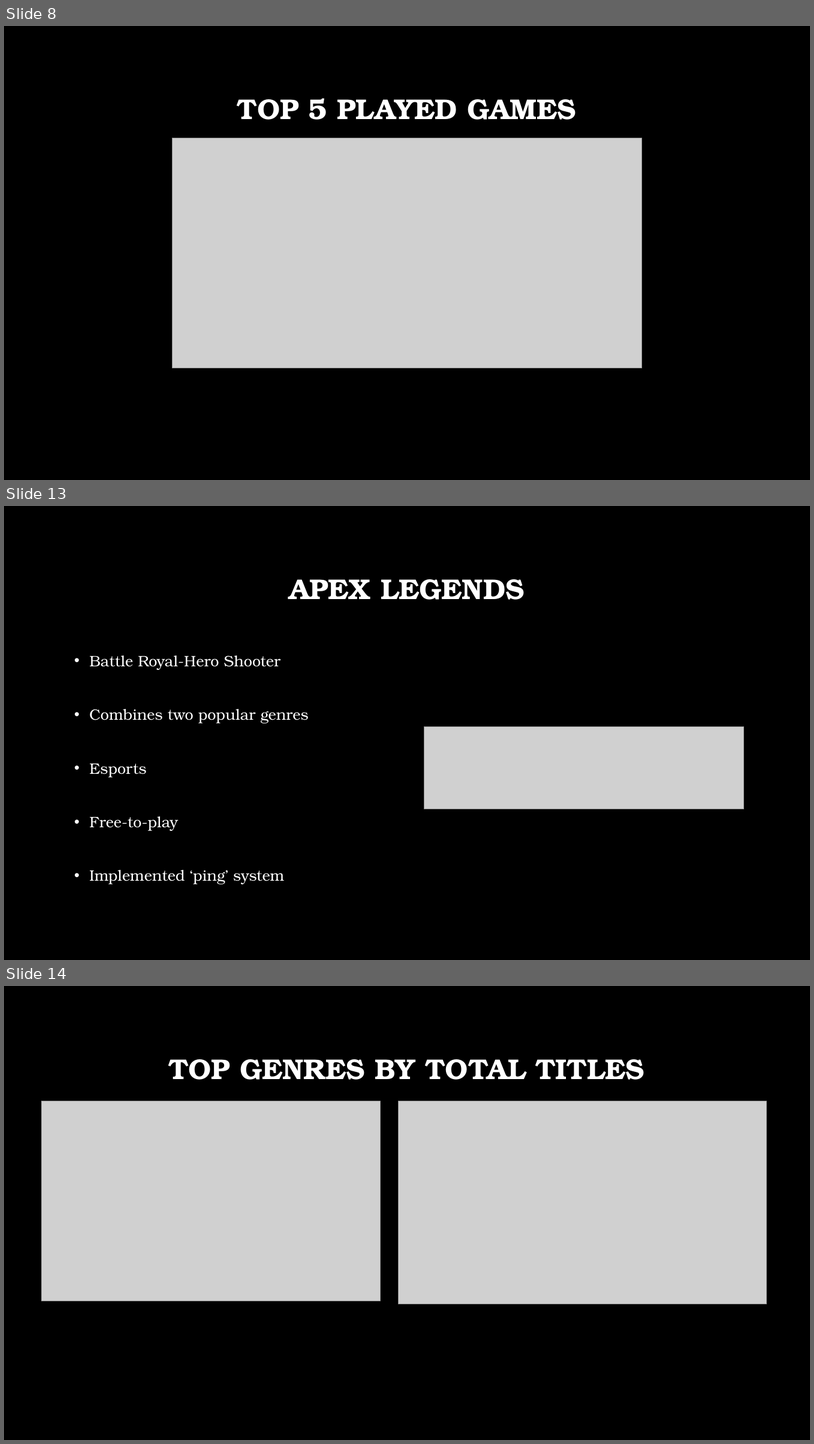
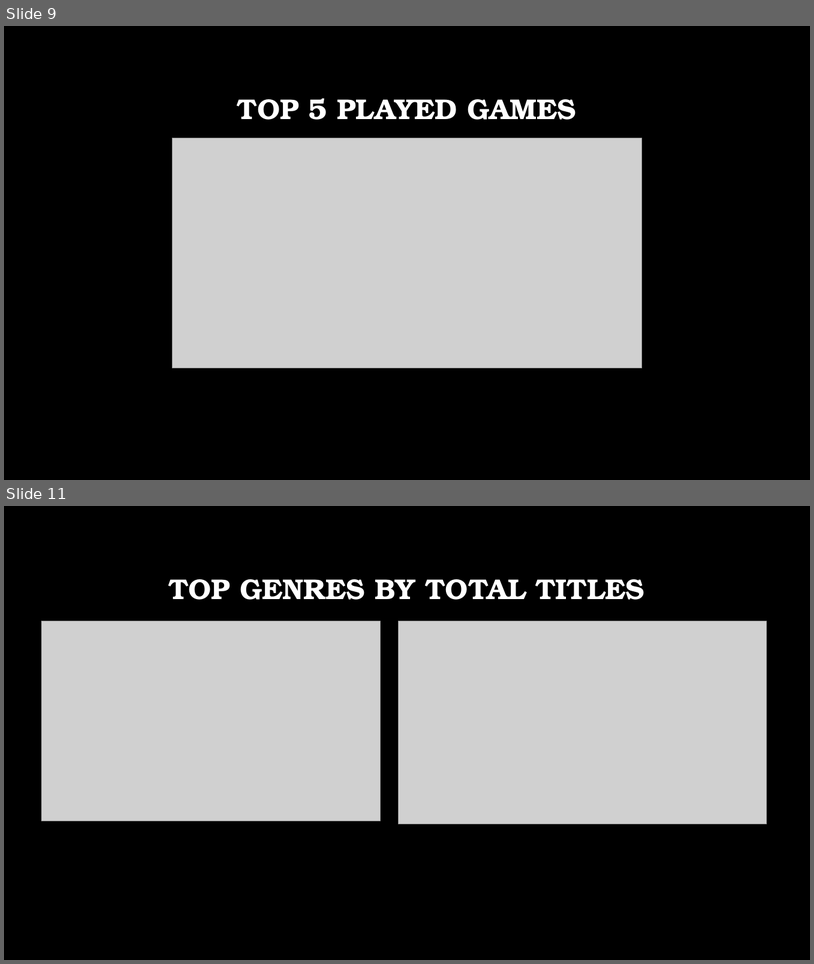
Before and after one commit to JEmmonsJR/SteamAPIAnalysis, a slide deck: SteamCapstone_wTheme.pptx. Shown one above the other, each under a label of ours: slides 8, 13 and 14 before the commit, slides 9 and 11 after it; the slides between them are not shown. The pictures are 814x1444 and 814x964 pixels, drawn with LibreOffice and Linux fonts; fonts in the diff are those of the drawing; grey boxes stand for pictures; background and template pictures are left out. Boxes give left, top, right and bottom in pixels: in the first picture for what was removed or moved away, otherwise in the second. Text is boxed around its words. In the diff, an @@ line names an element or a change of style, - is before the commit and + after.

```diff
--- a/SteamCapstone_wTheme.pptx
+++ b/SteamCapstone_wTheme.pptx
@@ slide 13 removed at [4,506,810,960], background picture (left out) @@
@@ title removed at [289,579,525,600] @@
-APEX LEGENDS
@@ text removed at [89,655,309,884] @@
-• Battle Royal-Hero Shooter
-• Combines two popular genres
-• Esports
-• Free-to-play
-• Implemented ‘ping’ system
@@ picture removed at [425,727,744,809] @@
@@ what was slide 8 is now slide 9 @@
@@ what was slide 14 is now slide 11 @@
```
Also in this commit, not shown: 4 slides changed, 2 slides added, 4 other slides removed, 5 other files.
